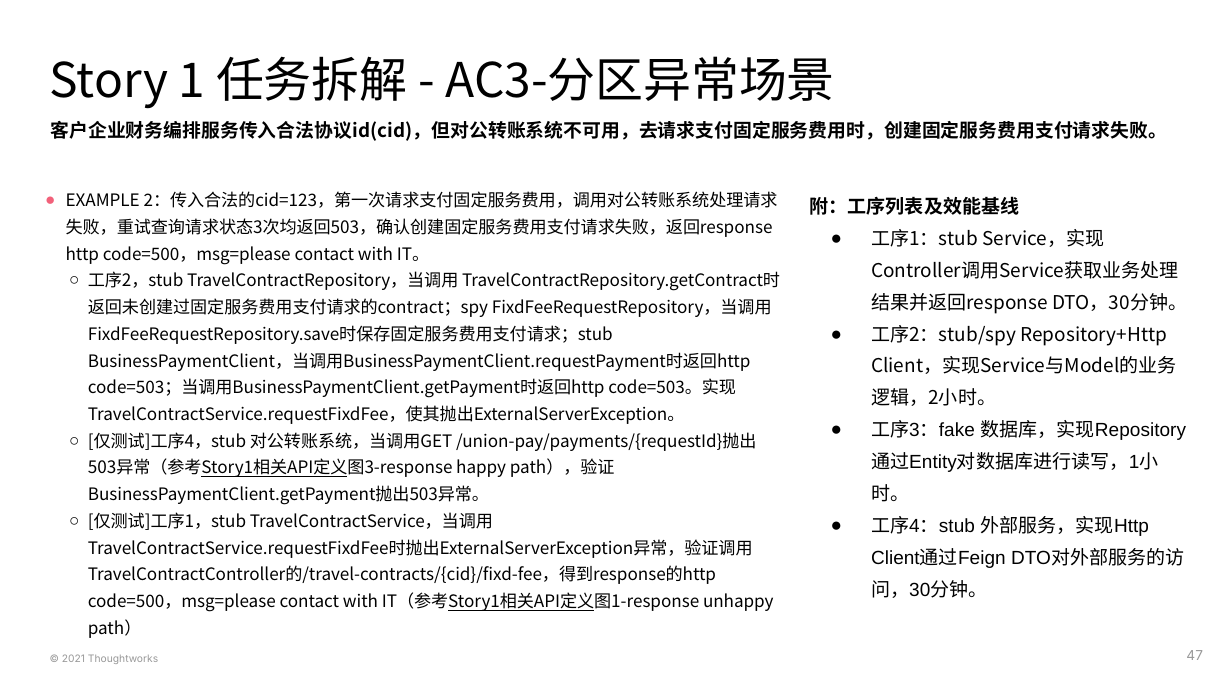
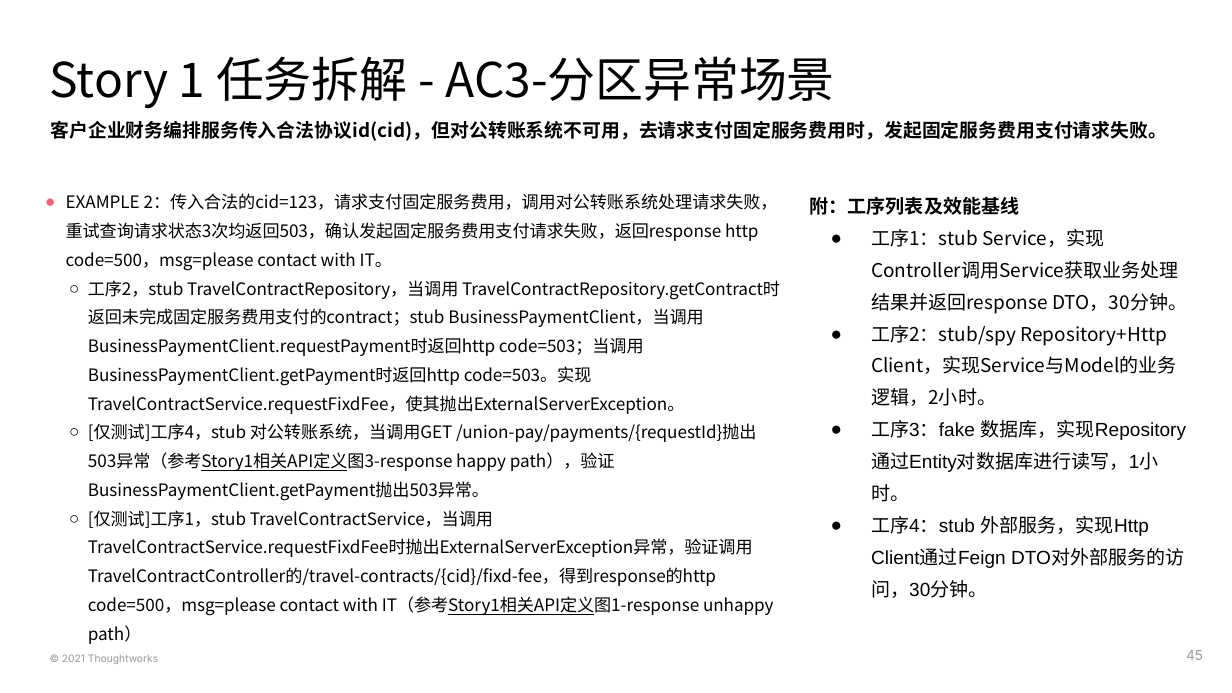
Before and after one commit to deesyx/heima, a slide deck: slide 45 of doc/PS4 黑马考核-项目On-boarding模板-胡炫光.pptx (slide 47 before the commit). Drawn at 1232x693 pixels with LibreOffice and Linux fonts; fonts in the diff are those of the drawing. Boxes give left, top, right and bottom in pixels: in the first picture for what was removed or moved away, otherwise in the second. Text is boxed around its words. In the diff, an @@ line names an element or a change of style, - is before the commit and + after.

```diff
--- a/doc/PS4 黑马考核-项目On-boarding模板-胡炫光.pptx
+++ b/doc/PS4 黑马考核-项目On-boarding模板-胡炫光.pptx
@@ subtitle at <box>50,121,1167,141</box>: text changed @@
-客户企业财务编排服务传入合法协议id(cid)，但对公转账系统不可用，去请求支付固定服务费用时，创建固定服务费用支付请求失败。
+客户企业财务编排服务传入合法协议id(cid)，但对公转账系统不可用，去请求支付固定服务费用时，发起固定服务费用支付请求失败。
@@ text at <box>66,193,780,414</box>: text changed @@
-● EXAMPLE 2：传入合法的cid=123，第一次请求支付固定服务费用，调用对公转账系统处理请求失败，重试查询请求状态3次均返回503，确认创建固定服务费用支付请求失败，返回response http code=500，msg=please contact with IT。
-  ○ 工序2，stub TravelContractRepository，当调用 TravelContractRepository.getContract时返回未创建过固定服务费用支付请求的contract；spy FixdFeeRequestRepository，当调用FixdFeeRequestRepository.save时保存固定服务费用支付请求；stub BusinessPaymentClient，当调用BusinessPaymentClient.requestPayment时返回http code=503；当调用BusinessPaymentClient.getPayment时返回http code=503。实现TravelContractService.requestFixdFee，使其抛出ExternalServerException。
+● EXAMPLE 2：传入合法的cid=123，请求支付固定服务费用，调用对公转账系统处理请求失败，重试查询请求状态3次均返回503，确认发起固定服务费用支付请求失败，返回response http code=500，msg=please contact with IT。
+  ○ 工序2，stub TravelContractRepository，当调用 TravelContractRepository.getContract时返回未完成固定服务费用支付的contract；stub BusinessPaymentClient，当调用BusinessPaymentClient.requestPayment时返回http code=503；当调用BusinessPaymentClient.getPayment时返回http code=503。实现TravelContractService.requestFixdFee，使其抛出ExternalServerException。
@@ text at <box>88,423,774,644</box>: line spacing 1.3 to 1.4 @@
@@ page number at <box>1186,650,1203,660</box>: text changed @@
-47
+45
```
Also in this commit, not shown: 14 other slides changed, 1 slide removed, 17 other files.
